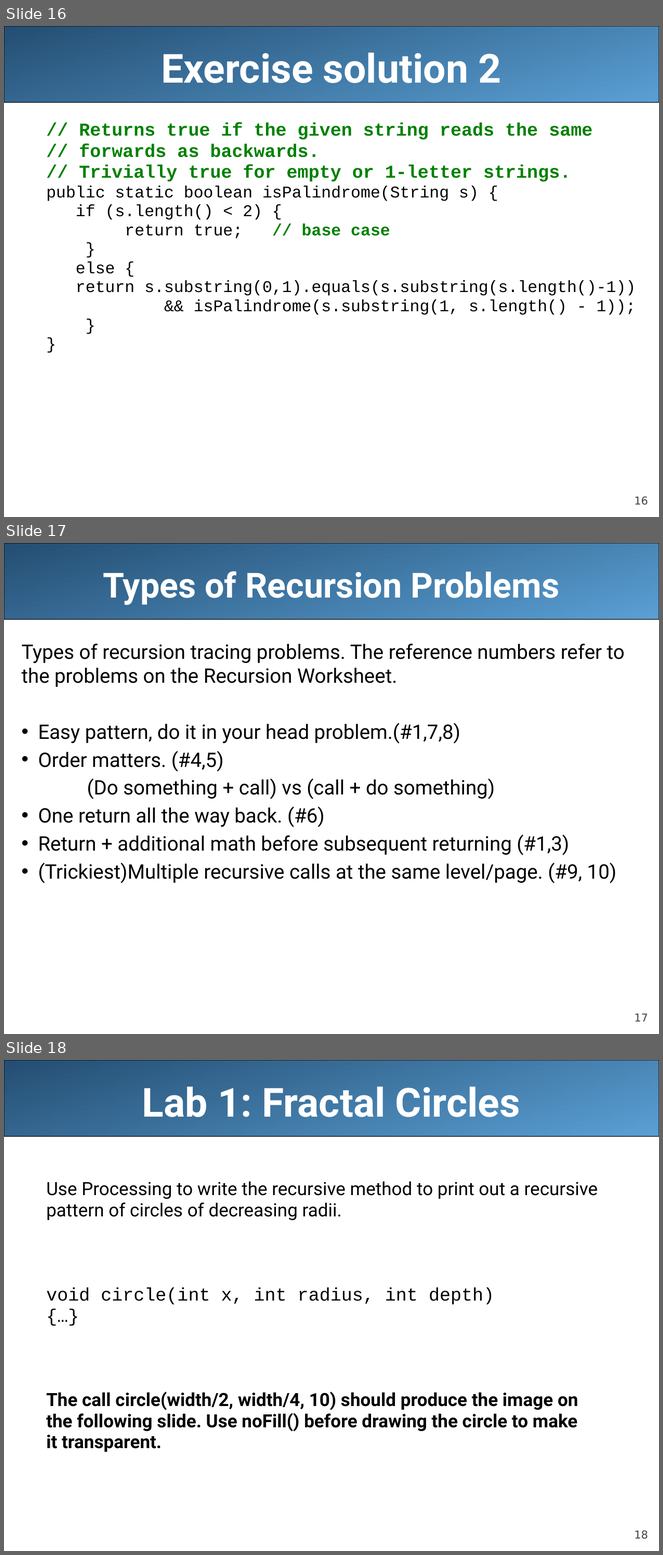
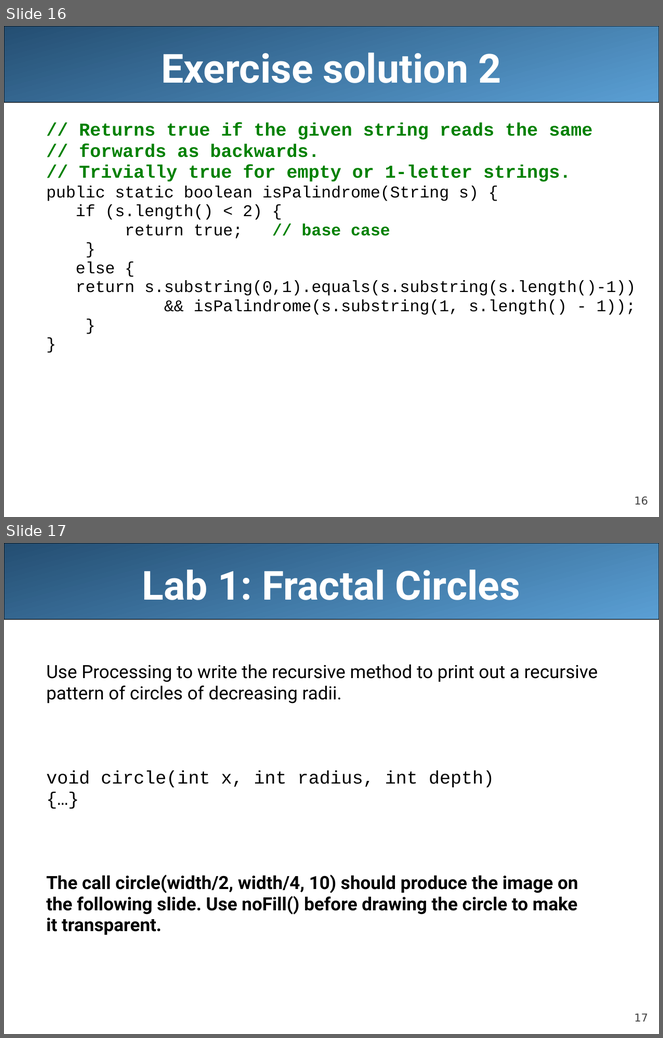
Before and after one commit to LongBaoNguyen/longbaonguyen.github.io, a slide deck: courses/apcsa/lecture19.pptx. Shown one above the other, each under a label of ours: slides 16, 17 and 18 before the commit, slides 16 and 17 after it. The pictures are 663x1555 and 663x1038 pixels, drawn with LibreOffice and Linux fonts; fonts in the diff are those of the drawing. Boxes give left, top, right and bottom in pixels: in the first picture for what was removed or moved away, otherwise in the second. Text is boxed around its words. In the diff, an @@ line names an element or a change of style, - is before the commit and + after.

```diff
--- a/courses/apcsa/lecture19.pptx
+++ b/courses/apcsa/lecture19.pptx
@@ slide 17 removed at (x1=4, y1=543, x2=659, y2=1034), background #FFFFFF; not listed: 2 template elements that a slide beside it also shows @@
@@ title removed at (x1=103, y1=571, x2=559, y2=605) @@
-Types of Recursion Problems
@@ text removed at (x1=22, y1=643, x2=625, y2=884) @@
-Types of recursion tracing problems. The reference numbers refer to the problems on the Recursion Worksheet.
-• Easy pattern, do it in your head problem.(#1,7,8)
-• Order matters. (#4,5)
-(Do something + call) vs (call + do something)
-• One return all the way back. (#6)
-• Return + additional math before subsequent returning (#1,3)
-• (Trickiest)Multiple recursive calls at the same level/page. (#9, 10)
@@ what was slide 18 is now slide 17 @@
@@ page number at (x1=634, y1=1014, x2=648, y2=1022): text changed @@
-18
+17
```
Also in this commit, not shown: 1 slide changed, 10 other files.
